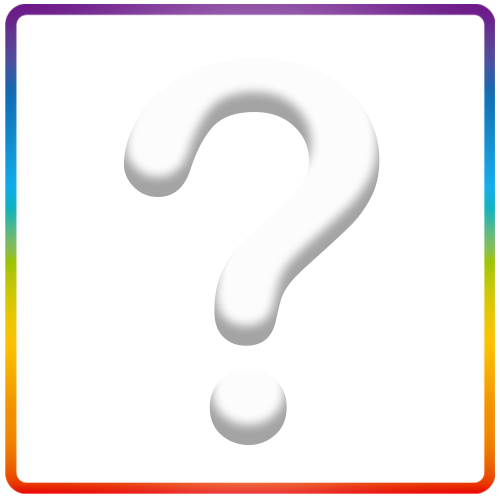
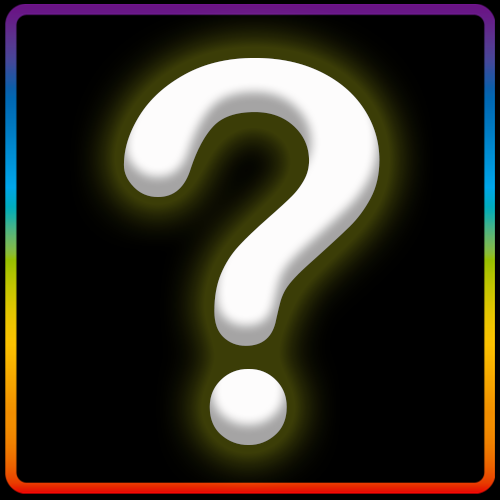
The second 500×500 image is a revision of the first. Changes to its layers:
painted on "?" over [123, 58, 380, 445]
added layer "Calque 2" over [0, 0, 500, 500]
